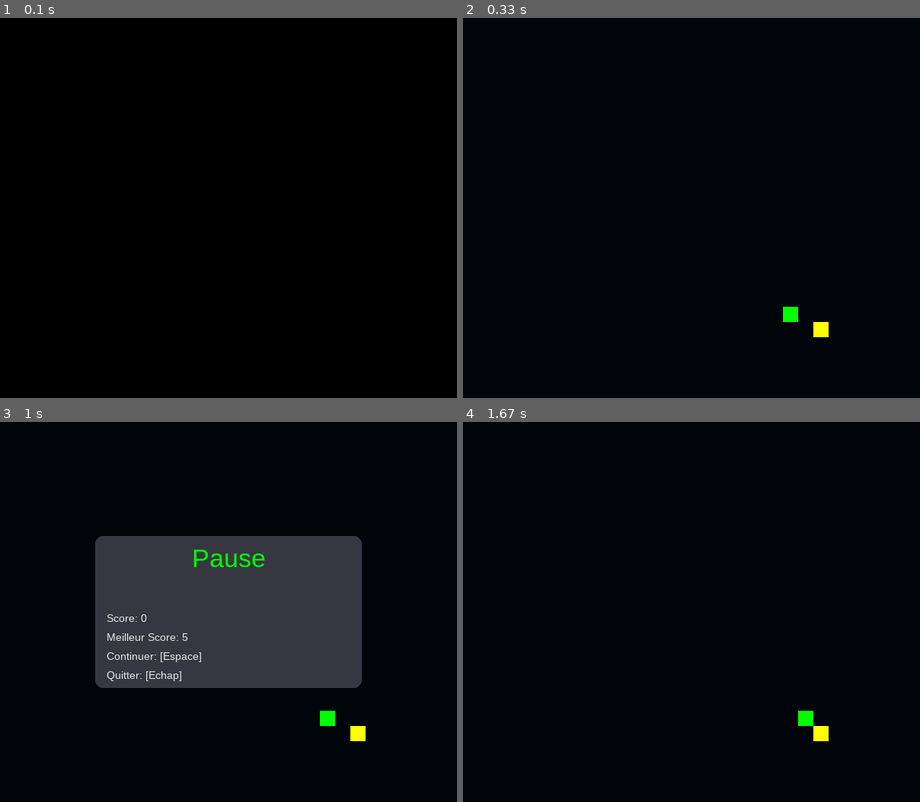
Above: before the commit, frames 1-4 (two rows, left to right).
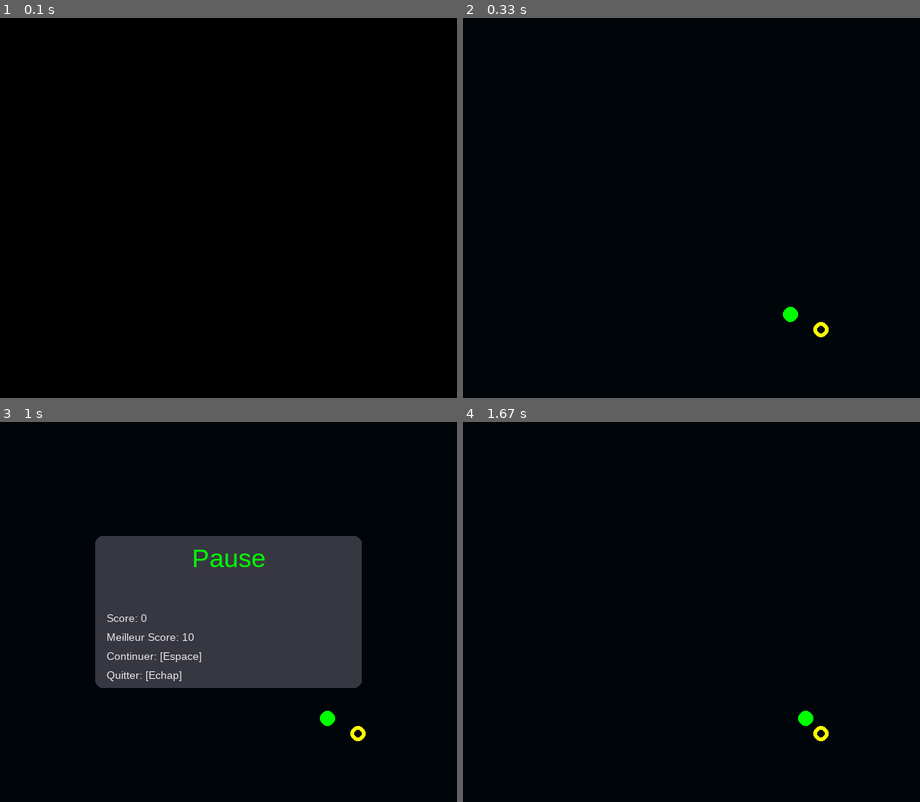
Above: after the commit, the same moments.

Repository: Yt027/Test-Projects
Game: pygame game, started from Python/Snake/main.py
Two runs of this game, one before a commit and one after it. Both use one fixed random seed, a clock stepped at 60 frames per second and the inputs below.
Inputs:
- Up to frame 1 (0.1 s): no input
- Up to frame 2 (0.33 s): no input
- Up to frame 3 (1 s): hold Esc 0.33-0.8 s; hold Right 0.33-0.8 s; tap Space at 0.83 s
- Up to frame 4 (1.67 s): hold Right from 1.33 s (still down)

Frame 1 is identical in both runs. In frame 2, less than 0.1% of the frame differs, in the area x 70-80%, y 76-84%; in frame 3, 0.1%, in the area x 40-80%, y 55-84%; in frame 4, less than 0.1%.

Commit message:
Corrected Exying method (from pause or game_over), Updated view: gived border-radius to every bloc, because why not, Updated view: changed food to a donut, again because why not

Diff:
--- a/Python/Snake/main.py
+++ b/Python/Snake/main.py
@@ -76,10 +76,10 @@
                         pause = False
 
                 elif event.key == pygame.K_ESCAPE:
-                    if not pause:
+                    if not pause and not game_over:
                         last_direction = direction
                         pause = True
-                    elif pause:
+                    else:
                         quit()
                         sys.exit()
 
@@ -140,11 +140,11 @@
                 if i > 1 and segment["x"] == snake[0]["x"] and segment["y"] == snake[0]["y"]:
                     game_over = True
 
-            pygame.draw.rect(screen, color, segment_rect)
+            pygame.draw.rect(screen, color, segment_rect, 0, 10)
 
         # Food
         food_rect = pygame.Rect(food["x"], food["y"], bloc, bloc)
-        pygame.draw.rect(screen, (255, 255, 0), food_rect)
+        pygame.draw.rect(screen, (255, 255, 0), food_rect, 5, 10)
 
         # Game Over conditions
         if game_over or pause:
--- a/data.json
+++ b/data.json
@@ -1 +1 @@
-{"snake": {"hight_score": 5}}
+{"snake": {"hight_score": 10}}
